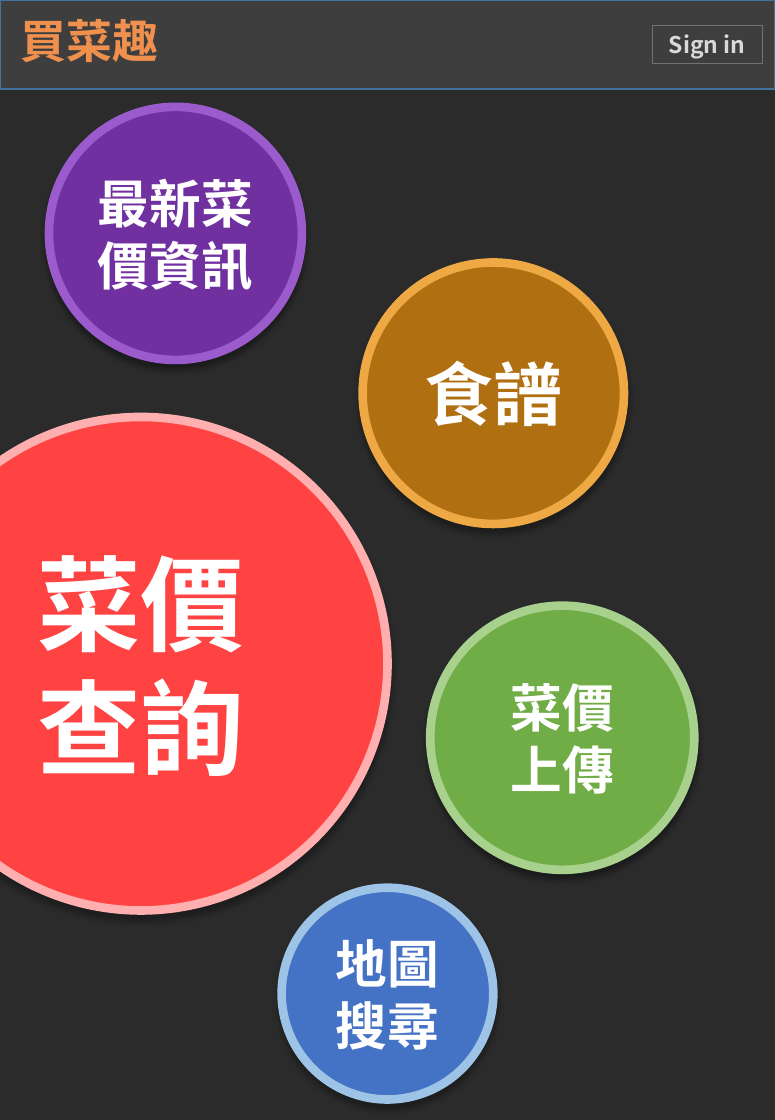
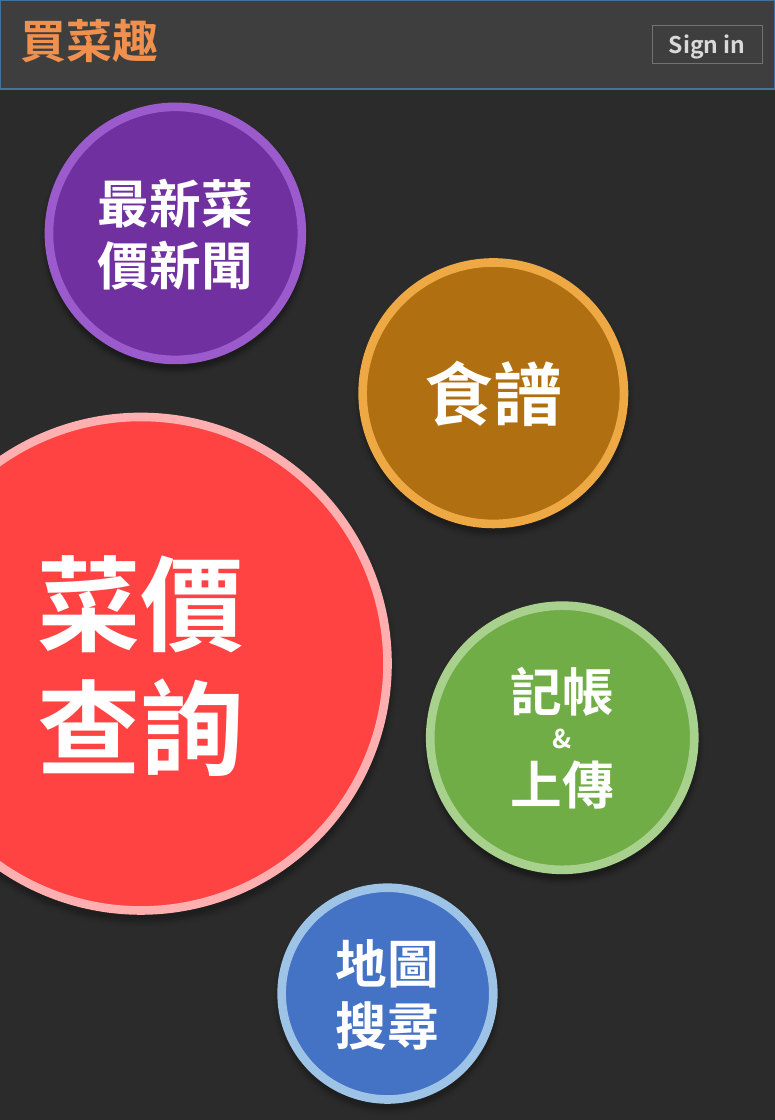
Before and after one commit to garynaruto/BVY, a slide deck: slide 1 of 簡報2.pptx. Drawn at 775x1120 pixels with LibreOffice and Linux fonts; fonts in the diff are those of the drawing; background and template pictures are left out; a plain dark background stands for a picture behind light text. Boxes give left, top, right and bottom in pixels: in the first picture for what was removed or moved away, otherwise in the second. Text is boxed around its words. In the diff, an @@ line names an element or a change of style, - is before the commit and + after.

```diff
--- a/簡報2.pptx
+++ b/簡報2.pptx
@@ text in ellipse at [98,178,253,290]: text changed @@
-最新菜價資訊
+最新菜價新聞
@@ text in ellipse at [511,667,614,716]: text changed @@
-菜價
+記帳
+&
```
Also in this commit, not shown: 2 other files.
